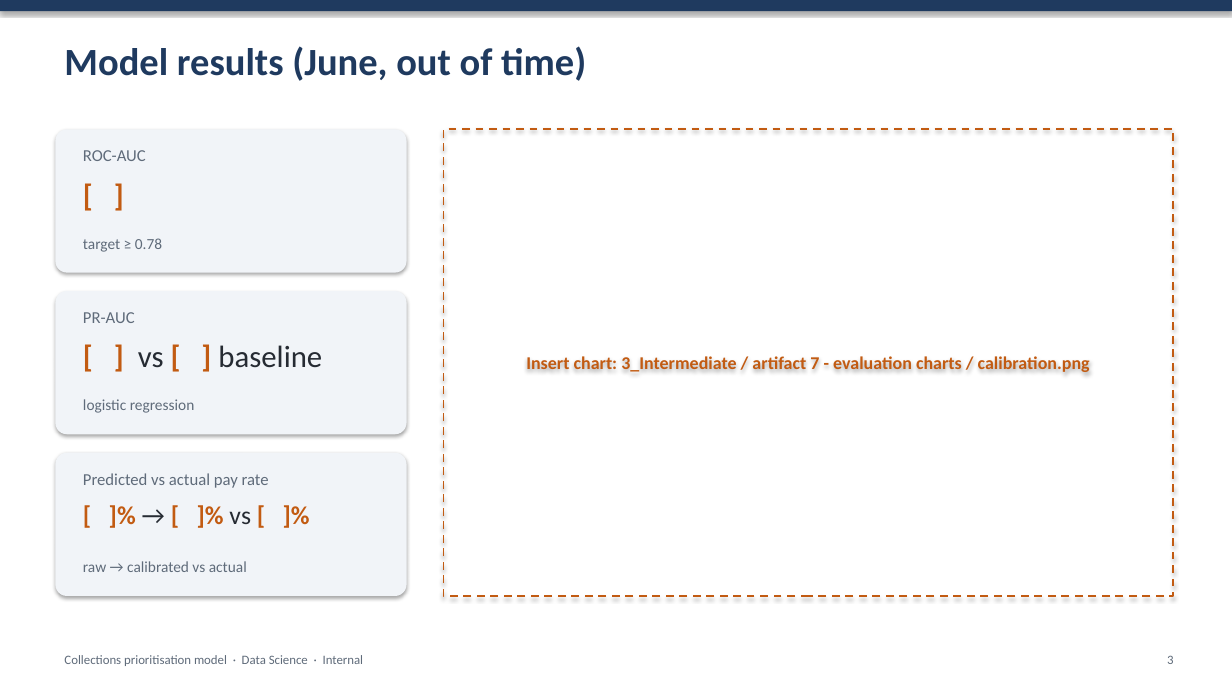
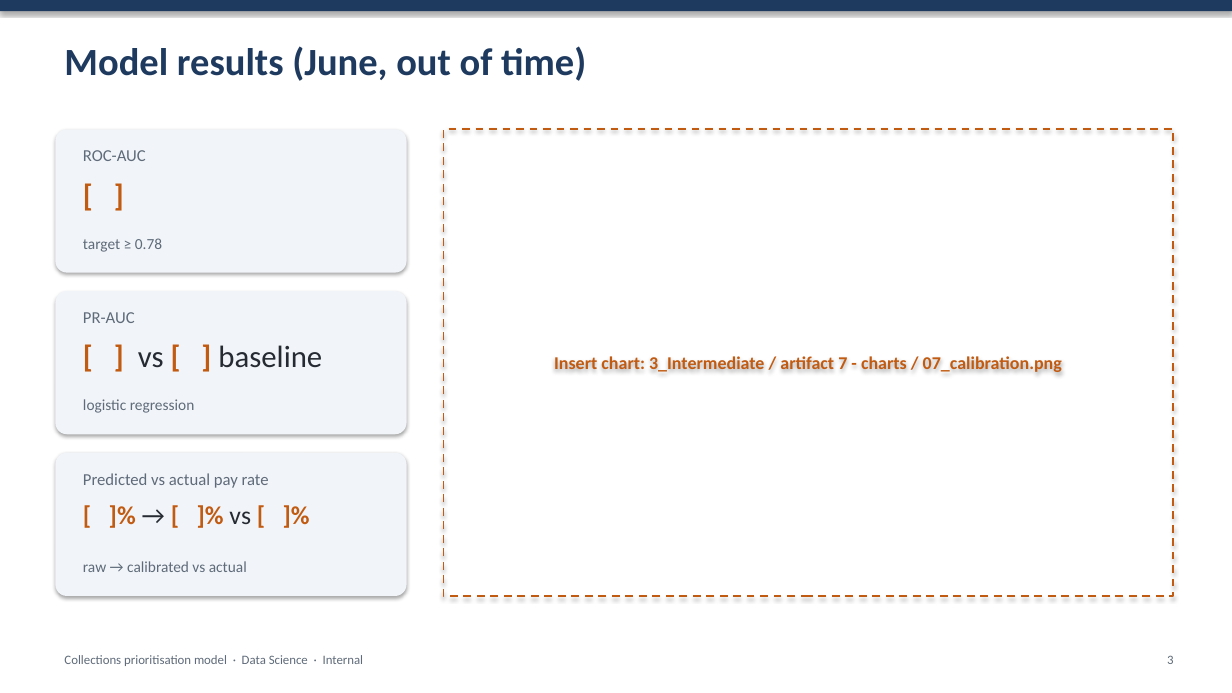
Before and after one commit to UllasKc/LLM_Training_recording, a slide deck: slide 3 of recording_workspace/UC2_Propensity_To_Pay/Deliverables/1_Input/input 4 - summary deck template.pptx. Drawn at 1232x693 pixels with LibreOffice and Linux fonts; fonts in the diff are those of the drawing. Boxes give left, top, right and bottom in pixels: in the first picture for what was removed or moved away, otherwise in the second. Text is boxed around its words. In the diff, an @@ line names an element or a change of style, - is before the commit and + after.

```diff
--- a/recording_workspace/UC2_Propensity_To_Pay/Deliverables/1_Input/input 4 - summary deck template.pptx
+++ b/recording_workspace/UC2_Propensity_To_Pay/Deliverables/1_Input/input 4 - summary deck template.pptx
@@ text in rectangle at [554,356,1062,372]: text changed @@
-Insert chart: 3_Intermediate / artifact 7 - evaluation charts / calibration.png
+Insert chart: 3_Intermediate / artifact 7 - charts / 07_calibration.png
```
Also in this commit, not shown: 22 other files.
